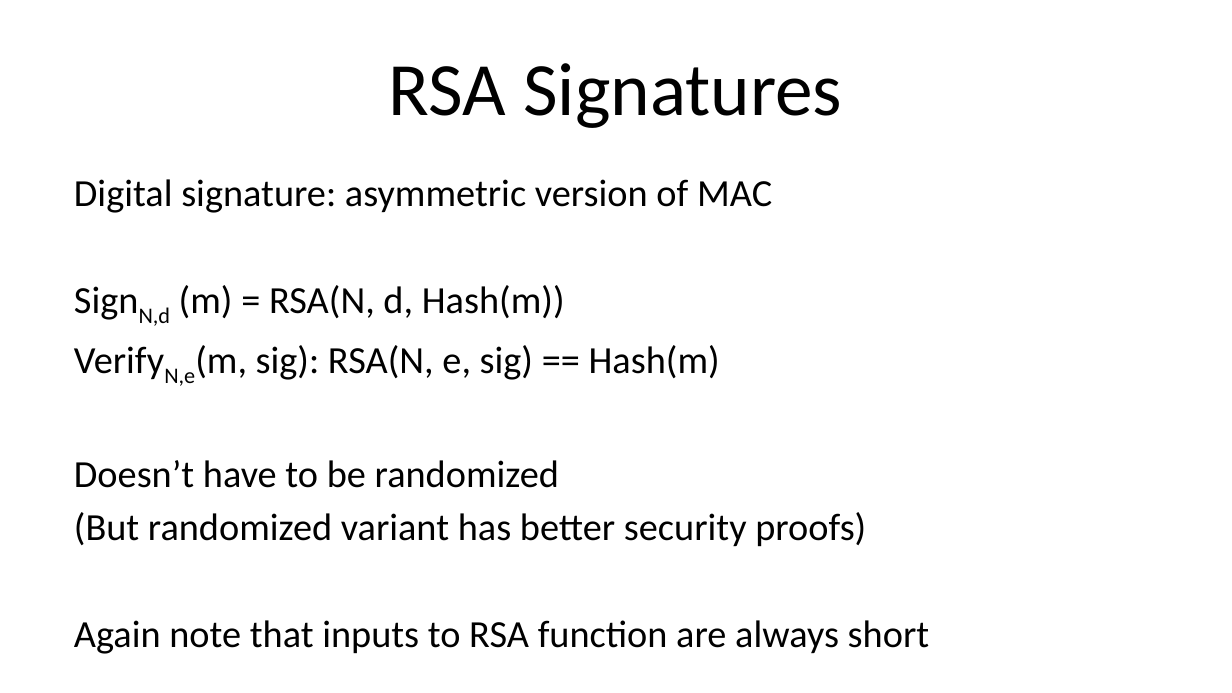
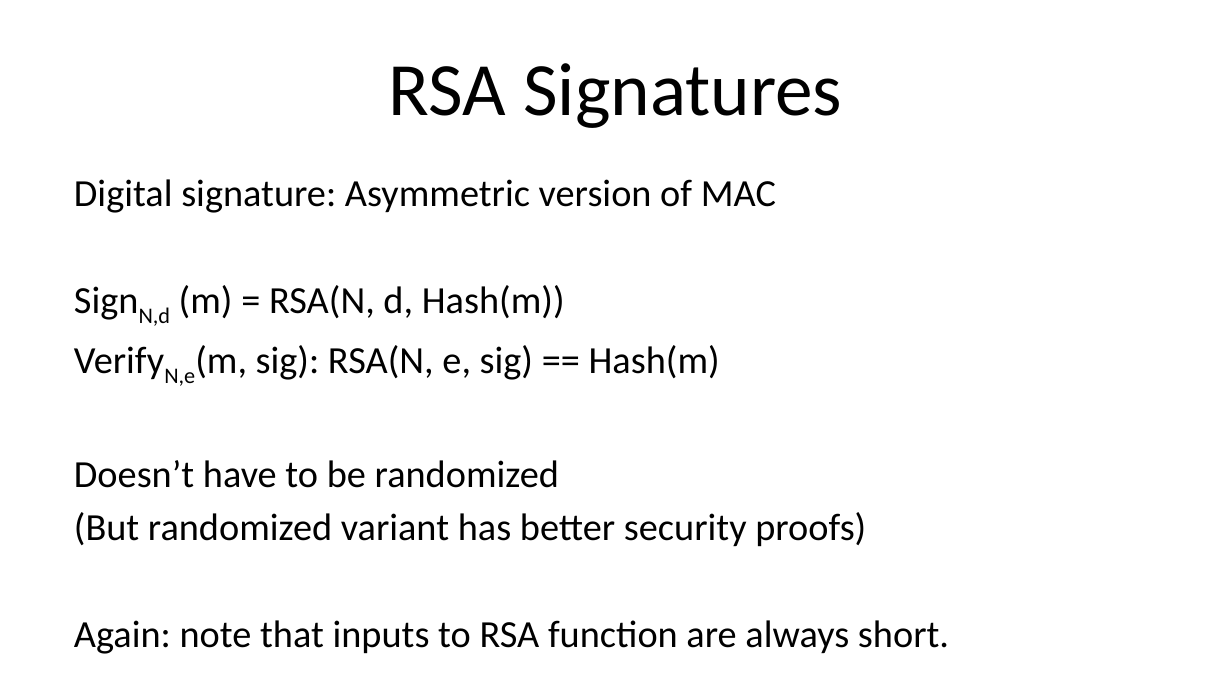
Before and after one commit to noise-lab/security-course, a slide deck: slide 35 of fall2016/lectures/6-PublicKey.pptx (slide 33 before the commit). Drawn at 1232x693 pixels with LibreOffice and Linux fonts; fonts in the diff are those of the drawing. Boxes give left, top, right and bottom in pixels: in the first picture for what was removed or moved away, otherwise in the second. Text is boxed around its words. In the diff, an @@ line names an element or a change of style, - is before the commit and + after.

```diff
--- a/fall2016/lectures/6-PublicKey.pptx
+++ b/fall2016/lectures/6-PublicKey.pptx
@@ text at [74, 179, 776, 213]: text changed @@
-Digital signature: asymmetric version of MAC
+Digital signature: Asymmetric version of MAC
@@ text at [74, 620, 949, 654]: text changed @@
-Again note that inputs to RSA function are always short
+Again: note that inputs to RSA function are always short.
```
Also in this commit, not shown: 31 other slides changed, 5 slides added, 4 slides removed, 1 other file.
